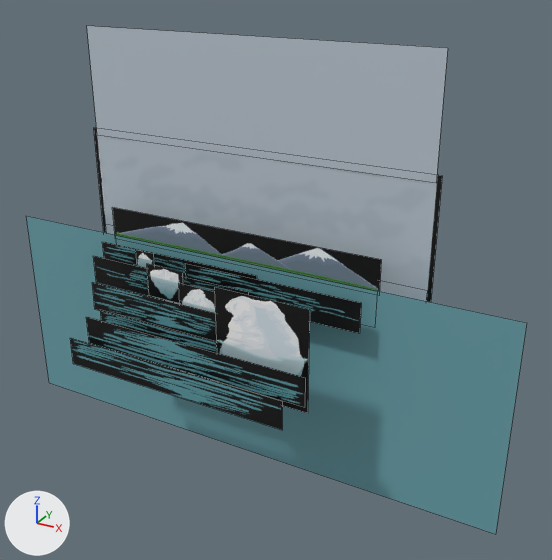
The Blender file Content/PuffBOMB/3D/Glacier/GlacierScene.blend, before and after one commit.
Rendered twice from a 50 mm lens placed at (1231.0, -1332.0, 1146.0), pointed at (339.0, 290.0, 334.0). Every picture has the same lights, and +X, +Y and +Z are marked at lower left. Mesh edges are drawn as thin lines.
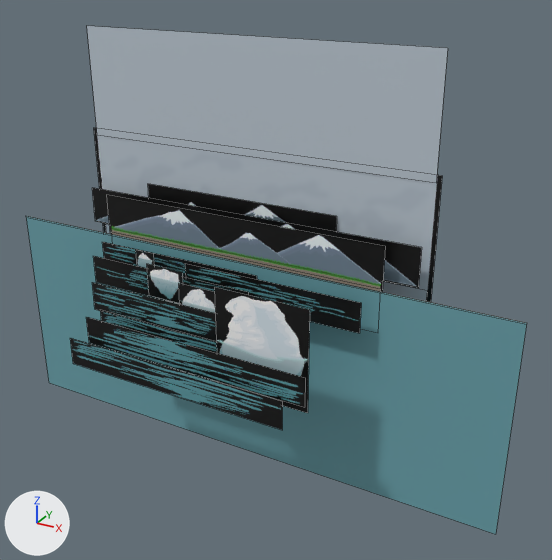
Where the newer file only moved an object's origin or applied its transform, the numbers keep the older frame.

Where the change shows, as pixel boxes [x1, y1, x2, y2] in the pictures (552 x 560 px):
'Plane.004', recoloured, reshaped, moved (23% wider, 19% taller)
    before: [112, 207, 381, 291]
    after: [92, 188, 422, 288]
'Plane.017', added
    after: [107, 195, 385, 292]
'Plane.018', added (black)
    after: [148, 184, 337, 232]
'Plane.021', added
    after: [112, 232, 380, 291]

What the commit changed:
Picture 'GlacierLayer11.png' (img_glacierlayer11_png) is new.
Picture 'GlacierLayer10.png' (img_glacierlayer10_png) is new.
Material 'GlacierLayer11.png' (mat_glacierlayer11_png) is new.
Its texture is img_glacierlayer11_png.
Material 'GlacierLayer10.png' (mat_glacierlayer10_png) is new.
Its texture is img_glacierlayer10_png.
me_plane_021 has 4 vertices, 1 face and spans x -7.13..5.27, y -0.45..1.0, z 0.0.
me_plane_021 is used by ob_plane_004; location (269.0, 302.0, 377.0); rotation (1.571, 0.0, 0.0), in degrees (90, 0, 0); scale (67.3, 67.3, 67.3).
me_plane_021 no longer uses material mat_glacierlayer02_png (picture img_glacierlayer02_png).
Part 1, on me_plane_021:
Vertex 0 of me_plane_021 moves from (5.27, 1.0, 0.0) at pixel (381, 259) to (6.56, 1.67, 0.0) at pixel (421, 247).
Vertex 1 of me_plane_021 moves from (5.27, -0.45, 0.0) at pixel (379, 295) to (6.56, 0.08, 0.0) at pixel (418, 288).
Vertex 2 of me_plane_021 moves from (-7.13, -0.45, 0.0) at pixel (115, 238) to (-8.72, 0.08, 0.0) at pixel (95, 221).
Vertex 3 of me_plane_021 moves from (-7.13, 1.0, 0.0) at pixel (112, 207) to (-8.72, 1.67, 0.0) at pixel (92, 187).
me_plane_021 now uses material mat_glacierlayer11_png (picture img_glacierlayer11_png).
Mesh me_plane_015 is new.
It has 4 vertices, 1 face and spans x -8.43..4.34, y -0.63..1.18, z 0.0.
It uses material mat_glacierlayer02_png (picture img_glacierlayer02_png).
Mesh me_plane_016 is new.
It has 4 vertices, 1 face and spans x -10.46..0.72, y -0.42..1.86, z 0.0.
It uses material mat_glacierlayer10_png (picture img_glacierlayer10_png).
Mesh me_plane_017 is new.
It has 4 vertices, 1 face and spans x -8.34..4.26, y -0.57..1.24, z 0.0.
It uses material mat_glacierlayer02_png (picture img_glacierlayer02_png).
Object 'Plane.004' (ob_plane_004) moves from (269.0, 302.0, 377.0) to (268.0, 342.0, 366.0).
Object 'Plane.017' (ob_plane_017) is new; it shows me_plane_015.
Its location is (339.0, 302.0, 400.0).
Its rotation in degrees is (90, 0, 0).
Its scale is (67.3, 67.3, 67.3).
Object 'Plane.018' (ob_plane_018) is new; it shows me_plane_016.
Its location is (429.0, 376.0, 407.0).
Its rotation in degrees is (90, 0, 0).
Its scale is (53.8, 53.8, 53.8).
Object 'Plane.021' (ob_plane_021) is new; it shows me_plane_017.
Its location is (339.0, 301.0, 282.0).
Its rotation in degrees is (90, 0, 0).
Its scale is (67.3, 67.3, 67.3).
